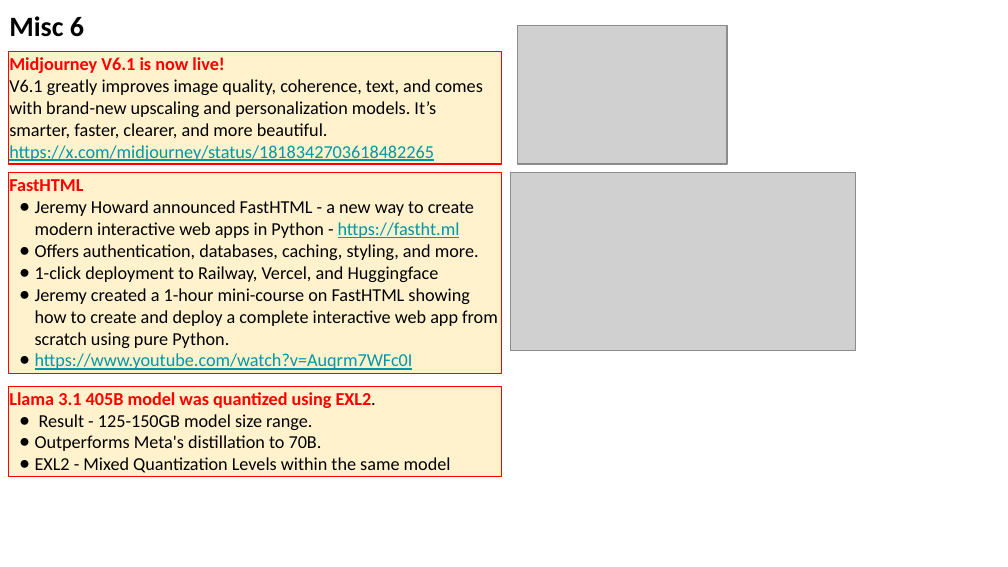
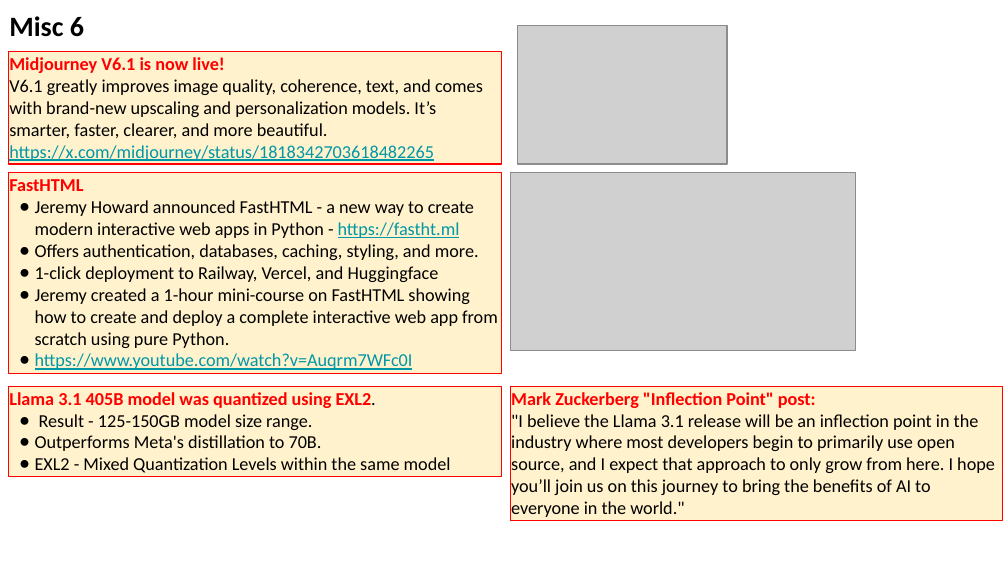
Before and after one commit to lselector/seminar, a slide deck: slide 7 of 2024/2024-08-02-AI-Updates.pptx. Drawn at 1008x567 pixels with LibreOffice and Linux fonts; fonts in the diff are those of the drawing; grey boxes stand for pictures. Boxes give left, top, right and bottom in pixels: in the first picture for what was removed or moved away, otherwise in the second. Text is boxed around its words. In the diff, an @@ line names an element or a change of style, - is before the commit and + after.

Commit message:
update

```diff
--- a/2024/2024-08-02-AI-Updates.pptx
+++ b/2024/2024-08-02-AI-Updates.pptx
@@ rectangle added at (x1=510, y1=386, x2=1003, y2=520), fill #FFF2CC, outline #FF0000 0.75 pt, 13 pt, text #000000 @@
+Mark Zuckerberg "Inflection Point" post:
+"I believe the Llama 3.1 release will be an inflection point in the industry where most developers begin to primarily use open source, and I expect that approach to only grow from here. I hope you’ll join us on this journey to bring the benefits of AI to everyone in the world."
```
Also in this commit, not shown: 1 other slide changed, 1 slide added.
